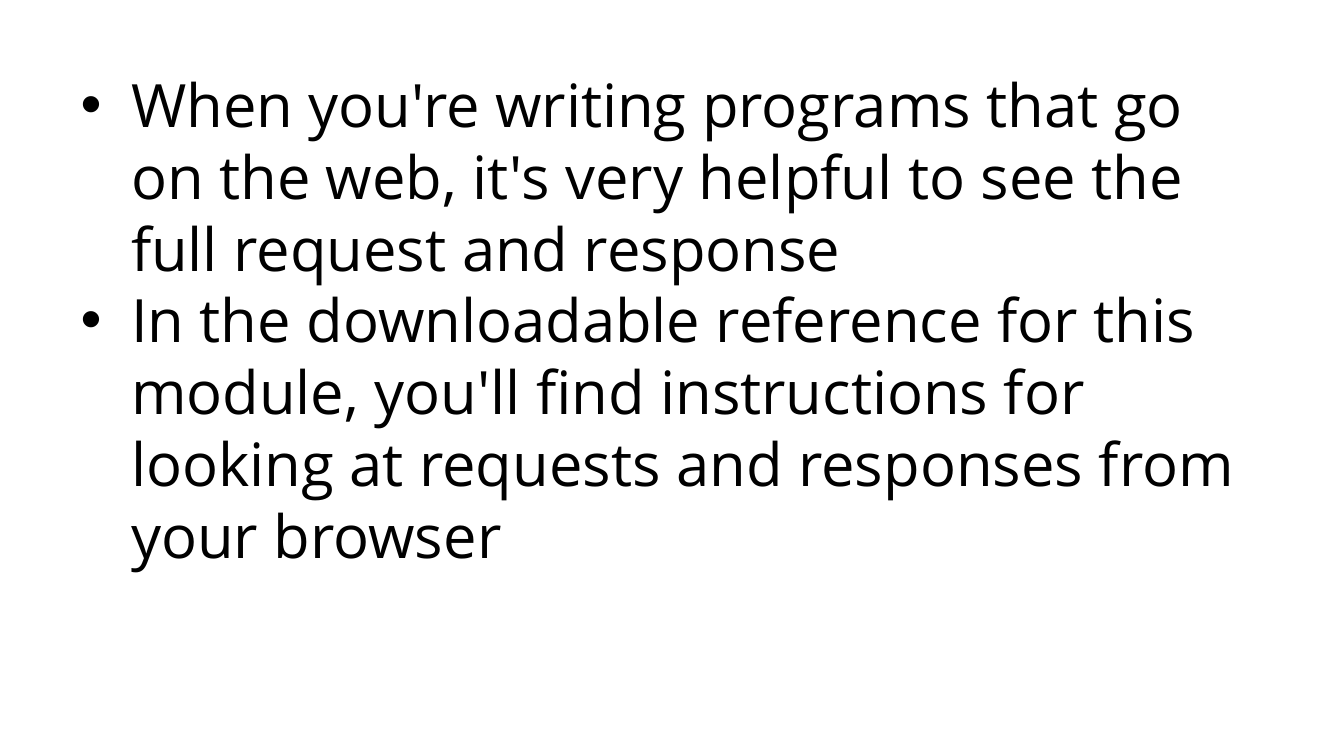
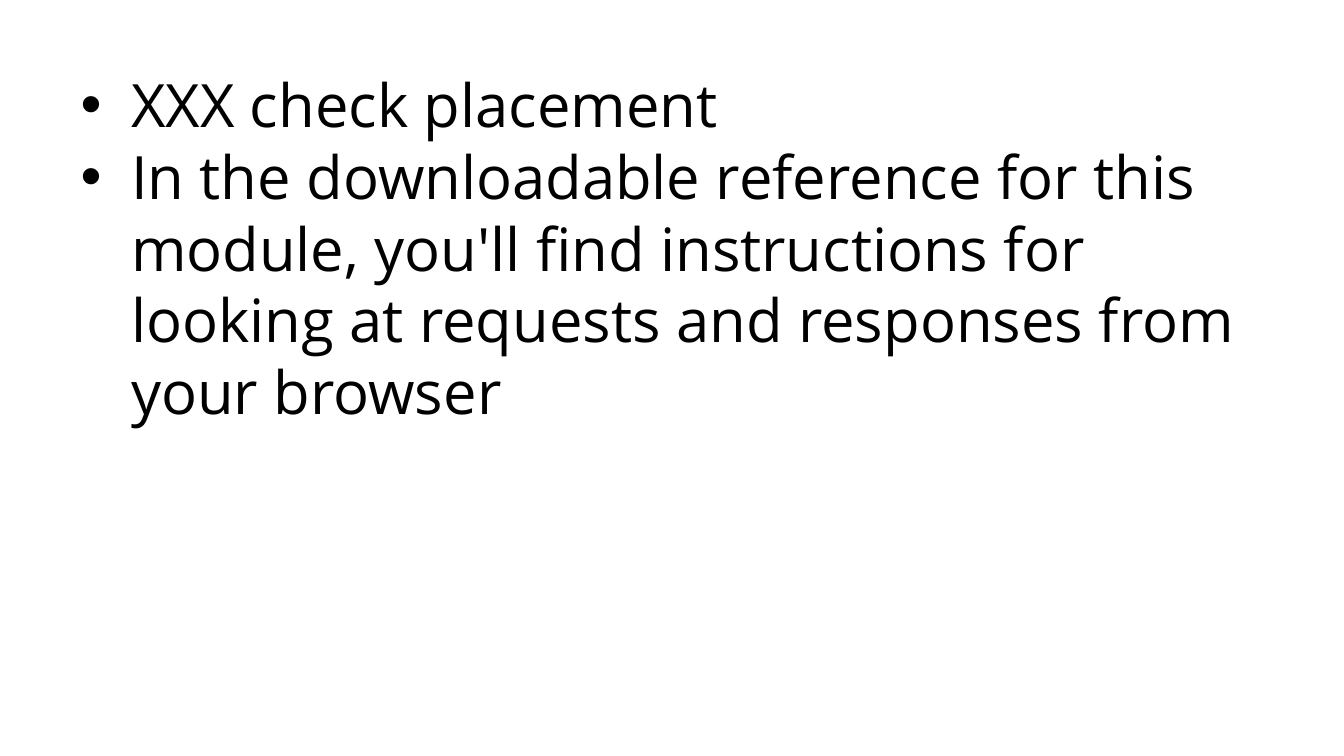
Before and after one commit to grimmelm/ctech404, a slide deck: slide 44 of ctech404/CTECH404_Combined_Slidedeck.pptx (slide 48 before the commit). Drawn at 1344x756 pixels with LibreOffice and Linux fonts; fonts in the diff are those of the drawing. Boxes give left, top, right and bottom in pixels: in the first picture for what was removed or moved away, otherwise in the second. Text is boxed around its words. In the diff, an @@ line names an element or a change of style, - is before the commit and + after.

```diff
--- a/ctech404/CTECH404_Combined_Slidedeck.pptx
+++ b/ctech404/CTECH404_Combined_Slidedeck.pptx
@@ text at [131,81,718,142]: text changed @@
-• When you're writing programs that go on the web, it's very helpful to see the full request and response
+• XXX check placement
```
Also in this commit, not shown: 23 other slides changed, 1 slide added, 2 slides removed.
